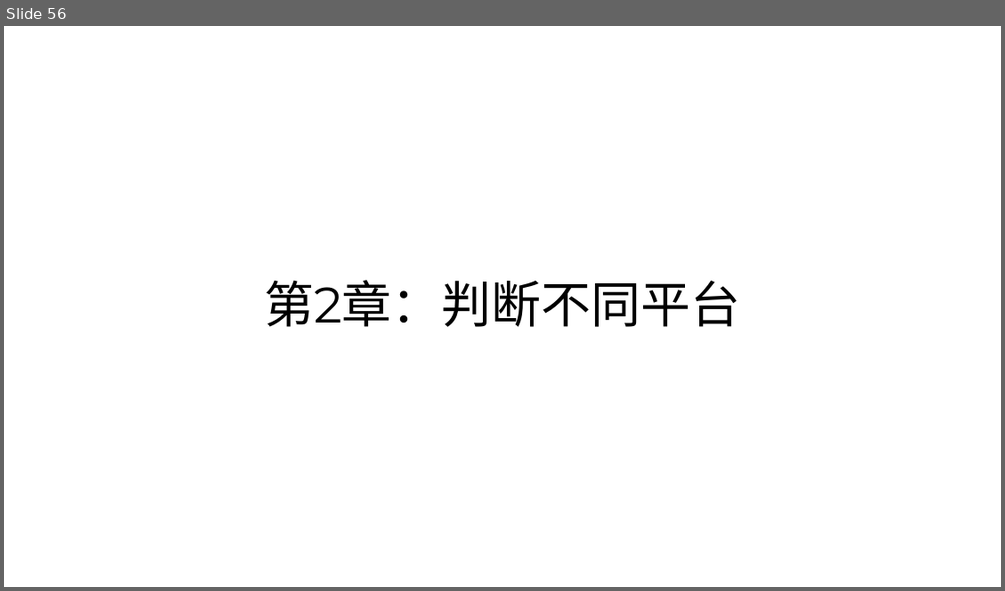
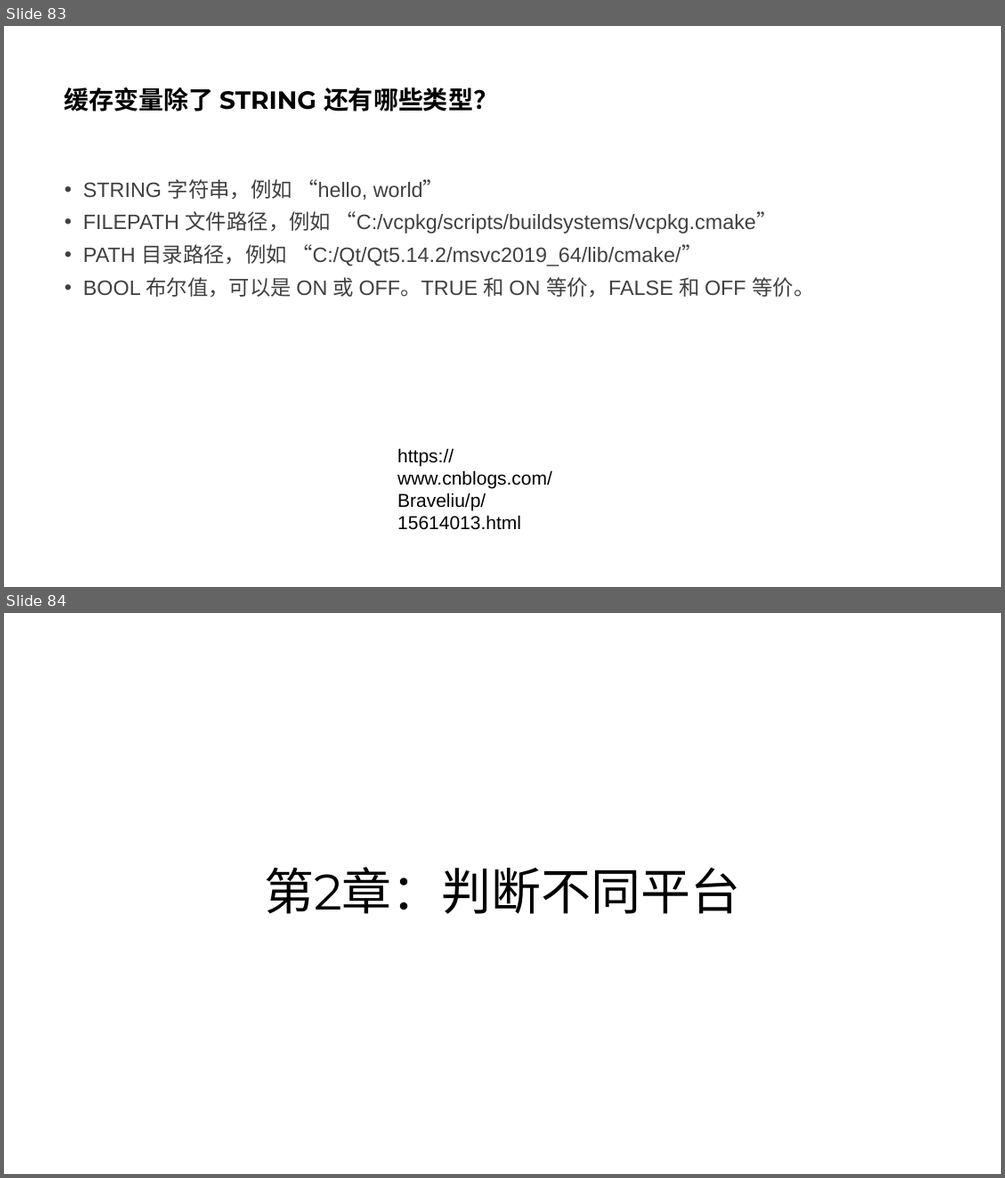
Before and after one commit to parallel101/course, a slide deck: 11/slides.pptx. Shown one above the other, each under a label of ours: slide 56 before the commit, slides 83 and 84 after it. The pictures are 1005x591 and 1005x1178 pixels, drawn with LibreOffice and Linux fonts; fonts in the diff are those of the drawing. Boxes give left, top, right and bottom in pixels: in the first picture for what was removed or moved away, otherwise in the second. Text is boxed around its words. In the diff, an @@ line names an element or a change of style, - is before the commit and + after.

```diff
--- a/11/slides.pptx
+++ b/11/slides.pptx
@@ slide 83 added at (4,26,1001,587), background #FFFFFF @@
@@ title added at (65,87,498,111), 24 pt, text #000000, bold @@
+缓存变量除了 STRING 还有哪些类型？
@@ text added at (83,179,814,297), 20 pt, text #404040 @@
+• STRING 字符串，例如 “hello, world”
+• FILEPATH 文件路径，例如 “C:/vcpkg/scripts/buildsystems/vcpkg.cmake”
+• PATH 目录路径，例如 “C:/Qt/Qt5.14.2/msvc2019_64/lib/cmake/”
+• BOOL 布尔值，可以是 ON 或 OFF。TRUE 和 ON 等价，FALSE 和 OFF 等价。
@@ text added at (397,448,552,530), 18 pt, text #000000 @@
+https://www.cnblogs.com/Braveliu/p/15614013.html
@@ what was slide 56 is now slide 84 @@
```
Also in this commit, not shown: 2 slides changed, 16 other slides added, 2 other files.
